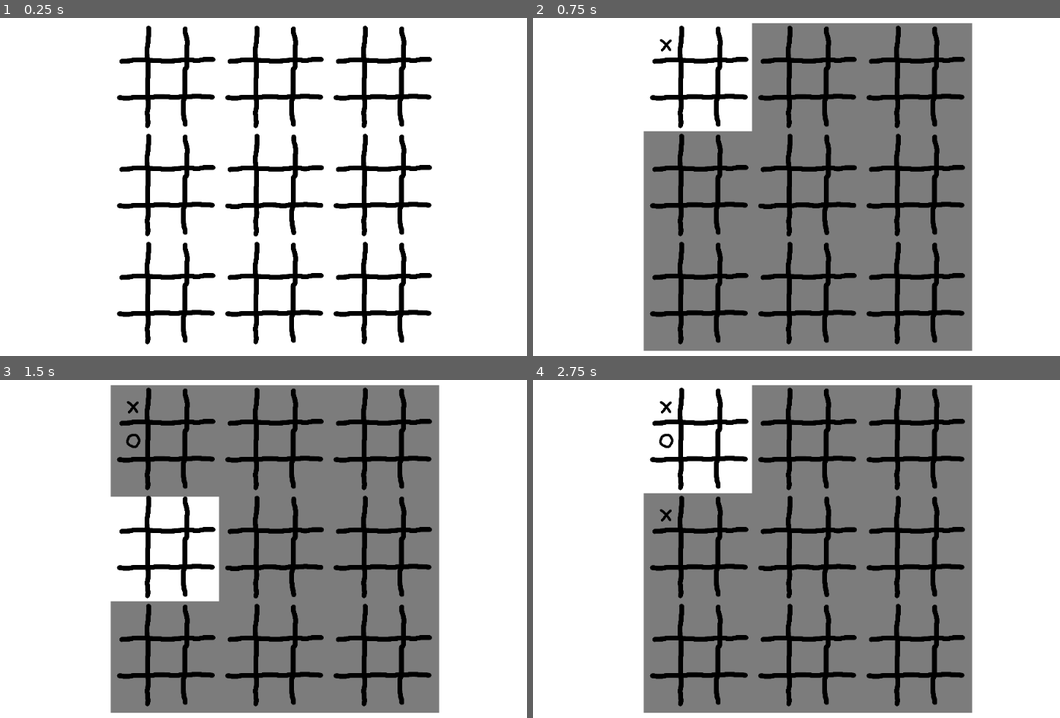
Above: before the commit, frames 1-4 (two rows, left to right).
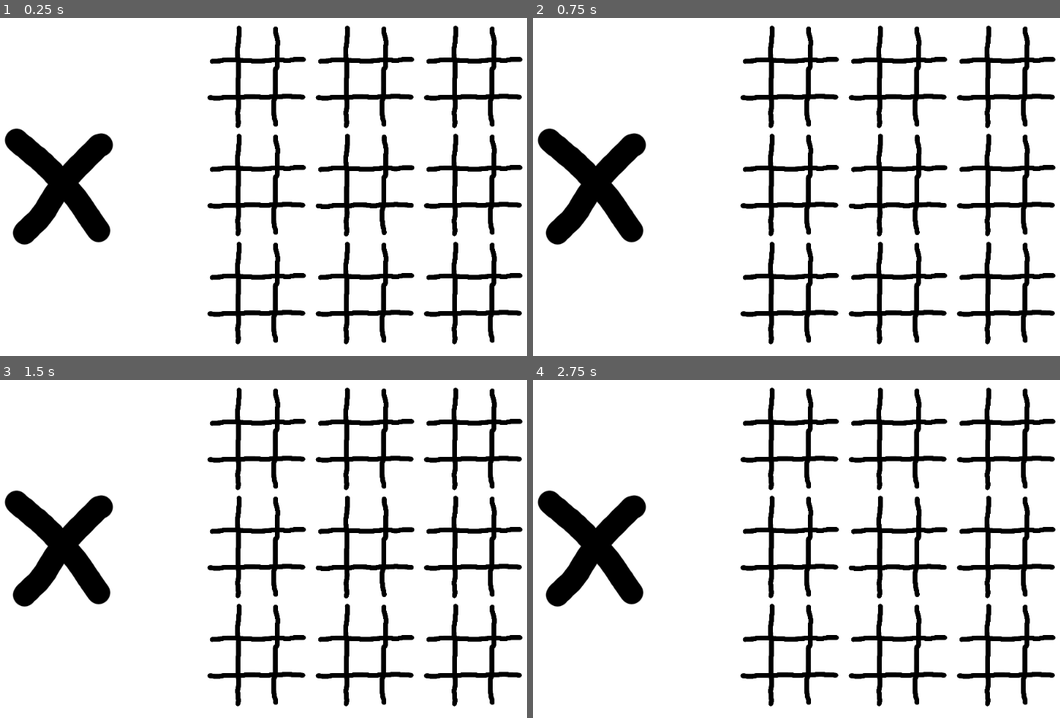
Above: after the commit, the same moments.

Repository: jm8/tic-tac-toe-test
Game: Godot game, scene res://Main.tscn
Same seed, same stepped clock (60 frames per second), same inputs: the game is played once before the commit and once after it.
Inputs (mouse positions are in pixels of both pictures, inside the frame that each line leads up to):
- Up to frame 1 (0.25 s): no input
- Up to frame 2 (0.75 s): click (664, 45) at 0.52 s
- Up to frame 3 (1.5 s): click (131, 440) at 1.27 s
- Up to frame 4 (2.75 s): click (664, 515) at 2.02 s

The runs differ from the first frame. In frame 1, 19% of the frame differs, in the area x 0-100%, y 2-97%; in frame 2, 59%; in frame 3, 60%, in the area x 0-100%, y 1-99%; in frame 4, 60%.

Commit message:
Added turn indicator

Diff:
--- a/project/Board.gd
+++ b/project/Board.gd
@@ -2,6 +2,8 @@
 
 export(Texture) var texture_normal
 export(Texture) var texture_disabled
+export(Texture) var texture_x_win
+export(Texture) var texture_o_win
 
 const ANCHORS = [0, 0.333, 0.667, 1]
 const SHIFTS = [0.03, 0, -0.03]
@@ -16,16 +18,16 @@
 
 func set_turn(turn_):
 	turn = turn_
-	for child in $TextureRect.get_children():
+	for child in $BoardImage.get_children():
 		child.turn = turn_
 
 func set_disabled(disabled_):
 	disabled = disabled_
-	for child in $TextureRect.get_children():
+	for child in $BoardImage.get_children():
 		child.disabled = disabled_
-	$TextureRect.texture = texture_disabled if disabled_ else texture_normal
+	$BoardImage.texture = texture_disabled if disabled_ else texture_normal
 func _ready():
-	$TextureRect.texture = texture_normal
+	$BoardImage.texture = texture_normal
 	state = Logic.empty_state()
 	for i in range(0, len(ANCHORS)-1):
 		for j in range(0, len(ANCHORS)-1):
@@ -38,7 +40,7 @@
 			rect.subcol = j
 			rect.connect("square_filled", self, "_on_Square_square_filled")
 
-			$TextureRect.add_child(rect)
+			$BoardImage.add_child(rect)
 
 signal winner(row, col, winner)
 signal square_filled(subrow, subcol)
@@ -48,5 +50,6 @@
 	var winner = Logic.winner(state)
 	if winner != Logic.State.EMPTY:
 		emit_signal("winner", row, col, winner)
+		$WinnerImage.texture = texture_x_win if winner == Logic.State.X else texture_o_win
 		set_disabled(true)
 	emit_signal("square_filled", subrow, subcol)
--- a/project/Board.tscn
+++ b/project/Board.tscn
@@ -1,22 +1,34 @@
-[gd_scene load_steps=4 format=2]
+[gd_scene load_steps=6 format=2]
 
 [ext_resource path="res://Board.gd" type="Script" id=1]
 [ext_resource path="res://assets/board.png" type="Texture" id=2]
 [ext_resource path="res://assets/board_disabled.png" type="Texture" id=3]
+[ext_resource path="res://assets/o.png" type="Texture" id=4]
+[ext_resource path="res://assets/x.png" type="Texture" id=5]
 
 [node name="Board" type="AspectRatioContainer"]
 anchor_right = 1.0
 anchor_bottom = 1.0
 script = ExtResource( 1 )
 __meta__ = {
+"_edit_horizontal_guides_": [  ],
 "_edit_use_anchors_": false
 }
 texture_normal = ExtResource( 2 )
 texture_disabled = ExtResource( 3 )
+texture_x_win = ExtResource( 5 )
+texture_o_win = ExtResource( 4 )
 
-[node name="TextureRect" type="TextureRect" parent="."]
+[node name="BoardImage" type="TextureRect" parent="."]
 margin_left = 212.0
 margin_right = 812.0
 margin_bottom = 600.0
 texture = ExtResource( 2 )
 expand = true
+
+[node name="WinnerImage" type="TextureRect" parent="."]
+margin_left = 212.0
+margin_right = 812.0
+margin_bottom = 600.0
+mouse_filter = 2
+expand = true
--- a/project/Game.gd
+++ b/project/Game.gd
@@ -1,17 +1,23 @@
-extends AspectRatioContainer
+extends Control
+
+export(Texture) var turn_x
+export(Texture) var turn_o
 
 const ANCHORS = [0, 0.333, 0.667, 1]
 const SHIFTS = [0.03, 0, -0.03]
 const MARGIN = .01
 
 const Board = preload("res://Board.tscn")
+onready var board_parent = $AspectRatioContainer/Control
+onready var turn_indicator = $TurnIndicator
 
 var state
 var turn = Logic.State.X setget set_turn
 
 func set_turn(turn_):
 	turn = turn_
-	for child in $Control.get_children():
+	turn_indicator.texture = turn_x if turn_ == Logic.State.X else turn_o
+	for child in board_parent.get_children():
 		child.turn = turn_
 
 func _ready():
@@ -29,17 +35,17 @@
 			rect.connect("square_filled", self, "_on_Board_square_filled")
 			rect.connect("winner", self, "_on_Board_winner")
 
-			$Control.add_child(rect)
+			board_parent.add_child(rect)
 
 func _on_Board_square_filled(subrow, subcol):
 	set_turn(Logic.State.X if turn == Logic.State.O else Logic.State.O)
 
 	if state[subrow][subcol] == Logic.State.EMPTY:
-		for child in $Control.get_children():
+		for child in board_parent.get_children():
 			if state[child.row][child.col] == Logic.State.EMPTY:
 				child.disabled = not(child.row == subrow and child.col == subcol)
 	else:
-		for child in $Control.get_children():
+		for child in board_parent.get_children():
 			if state[child.row][child.col] == Logic.State.EMPTY:
 				child.disabled = false
 
--- a/project/Game.tscn
+++ b/project/Game.tscn
@@ -1,16 +1,36 @@
-[gd_scene load_steps=2 format=2]
+[gd_scene load_steps=4 format=2]
 
 [ext_resource path="res://Game.gd" type="Script" id=1]
+[ext_resource path="res://assets/x.png" type="Texture" id=2]
+[ext_resource path="res://assets/o.png" type="Texture" id=3]
 
-[node name="SuperBoard" type="AspectRatioContainer"]
+[node name="SuperBoard" type="HBoxContainer"]
 anchor_right = 1.0
 anchor_bottom = 1.0
 script = ExtResource( 1 )
 __meta__ = {
 "_edit_use_anchors_": false
 }
+turn_x = ExtResource( 2 )
+turn_o = ExtResource( 3 )
 
-[node name="Control" type="Control" parent="."]
-margin_left = 212.0
-margin_right = 812.0
+[node name="TurnIndicator" type="TextureRect" parent="."]
+margin_top = 150.0
+margin_right = 300.0
+margin_bottom = 450.0
+size_flags_vertical = 4
+texture = ExtResource( 2 )
+__meta__ = {
+"_edit_use_anchors_": false
+}
+
+[node name="AspectRatioContainer" type="AspectRatioContainer" parent="."]
+margin_left = 304.0
+margin_right = 1024.0
 margin_bottom = 600.0
+size_flags_horizontal = 3
+
+[node name="Control" type="Control" parent="AspectRatioContainer"]
+margin_left = 60.0
+margin_right = 660.0
+margin_bottom = 600.0
